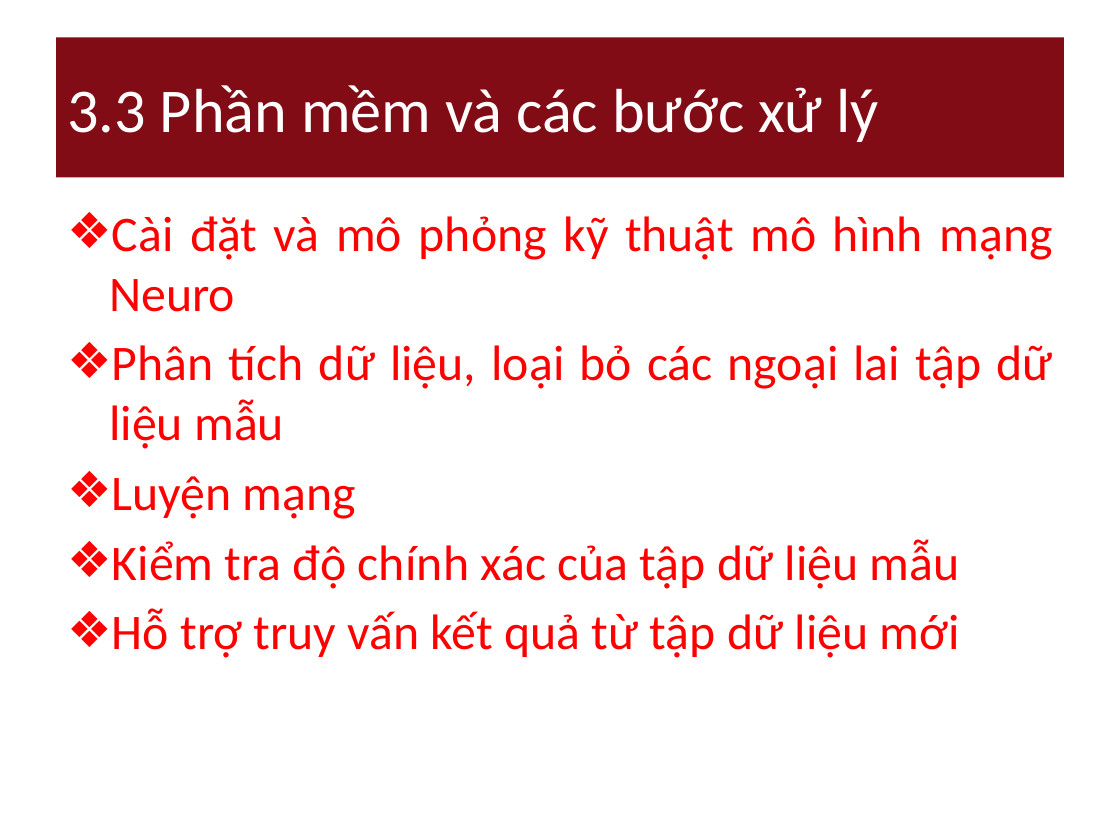
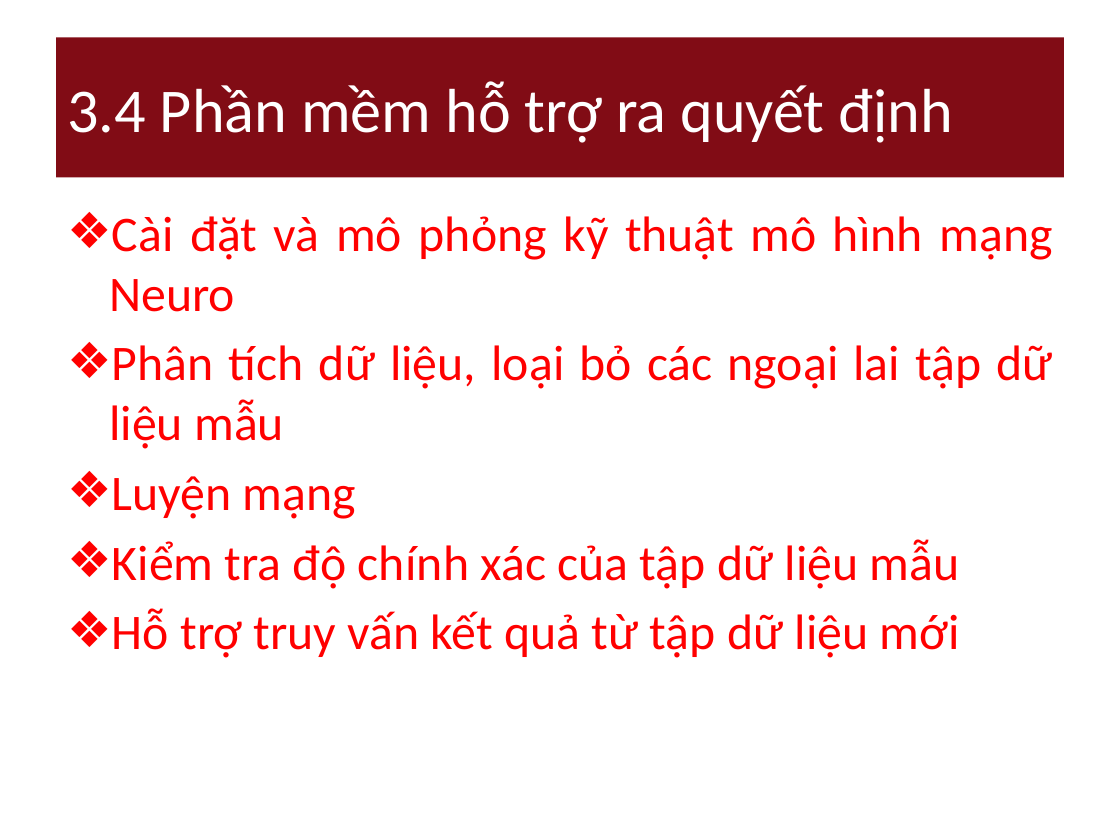
Before and after one commit to nguyendanhtu/drop-out, a slide deck: slide 16 of 01. Document/DropOut_Project_Report v_3.12.2011.pptx. Drawn at 1120x840 pixels with LibreOffice and Linux fonts; fonts in the diff are those of the drawing. Boxes give left, top, right and bottom in pixels: in the first picture for what was removed or moved away, otherwise in the second. Text is boxed around its words. In the diff, an @@ line names an element or a change of style, - is before the commit and + after.

```diff
--- a/01. Document/DropOut_Project_Report v_3.12.2011.pptx
+++ b/01. Document/DropOut_Project_Report v_3.12.2011.pptx
@@ title at <box>67,81,953,143</box>: text changed @@
-3.3 Phần mềm và các bước xử lý
+3.4 Phần mềm hỗ trợ ra quyết định
```
Also in this commit, not shown: 10 other slides changed.
